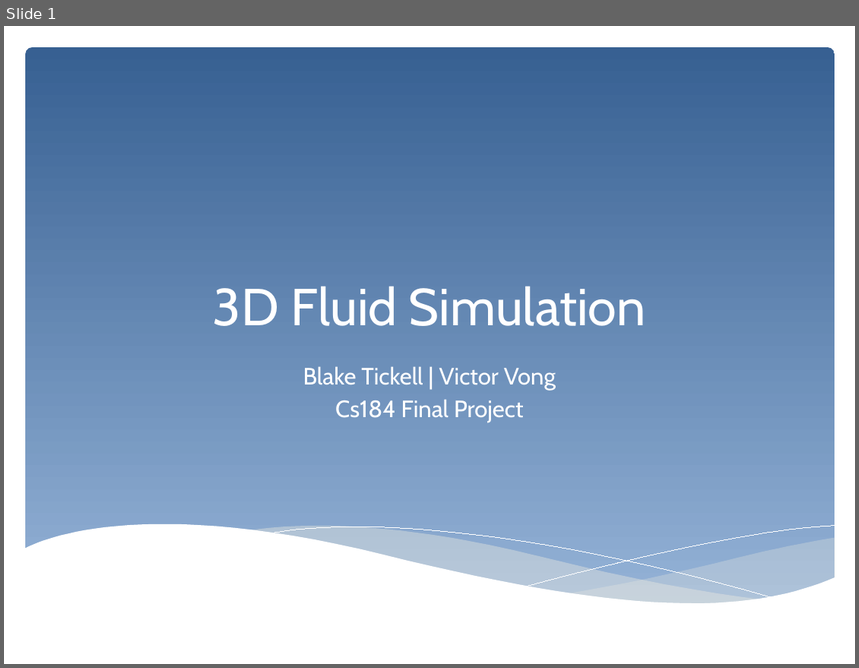
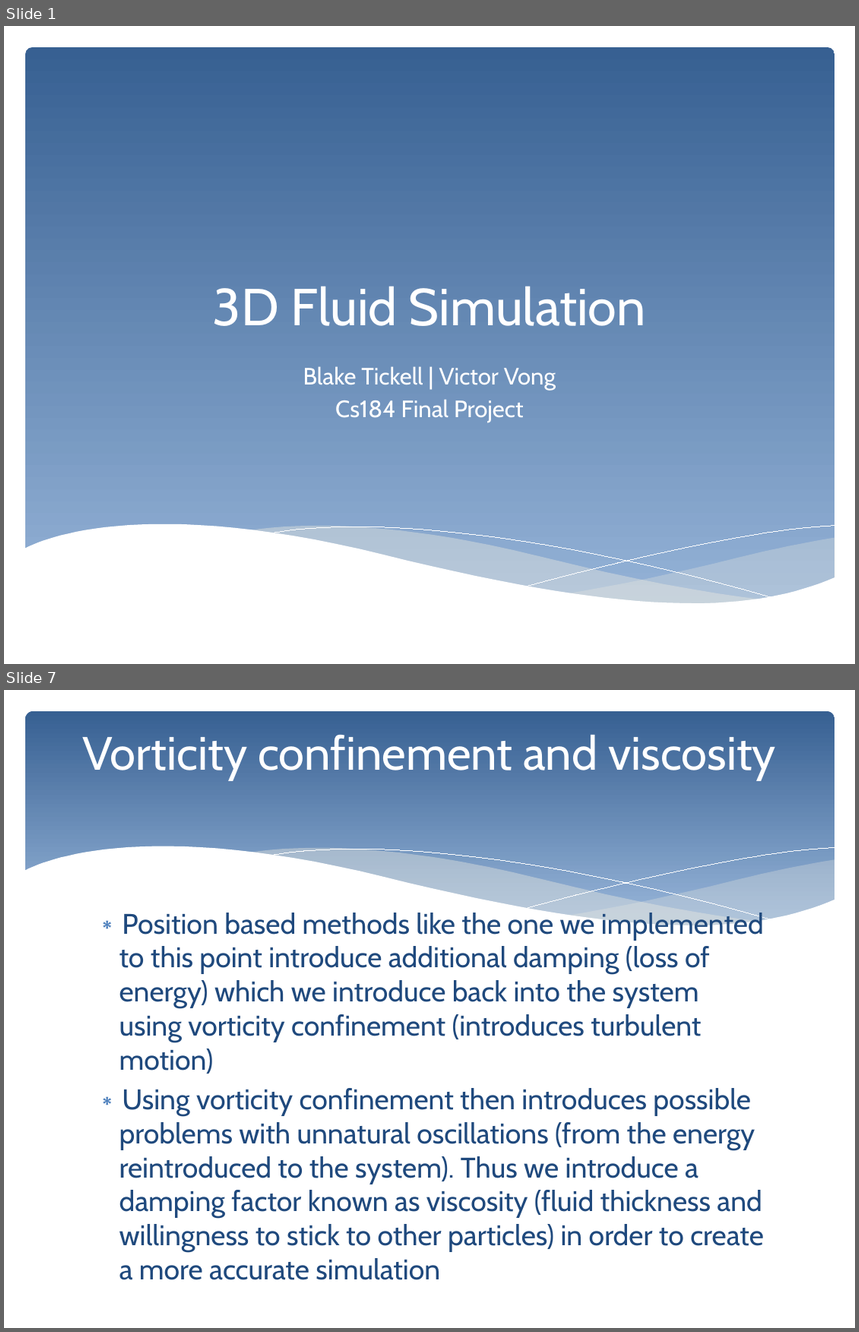
Before and after one commit to victorthevong/cs184, a slide deck: deliverables/cs184_final_slides.pptx. Shown one above the other, each under a label of ours: slide 1 before the commit, slides 1 and 7 after it; the slides between them are not shown. The pictures are 859x668 and 859x1332 pixels, drawn with LibreOffice and Linux fonts; fonts in the diff are those of the drawing. Boxes give left, top, right and bottom in pixels: in the first picture for what was removed or moved away, otherwise in the second. Text is boxed around its words. In the diff, an @@ line names an element or a change of style, - is before the commit and + after.

Commit message:
final slides

```diff
--- a/deliverables/cs184_final_slides.pptx
+++ b/deliverables/cs184_final_slides.pptx
@@ slide 7 added at (4,690,855,1328), background #FFFFFF @@
@@ rounded rectangle added at (25,711,835,941), fill gradient #376092 to #95B3D7 @@
@@ title added at (83,735,776,780), 39.6 pt, text #FFFFFF @@
+Vorticity confinement and viscosity
@@ group added at (24,847,835,970): 5 freeform shapes @@
@@ text added at (120,910,764,1252), 24 pt, text #1F497D @@
+∗ Position based methods like the one we implemented to this point introduce additional damping (loss of energy) which we introduce back into the system using vorticity confinement (introduces turbulent motion)
+∗ Using vorticity confinement then introduces possible problems with unnatural oscillations (from the energy reintroduced to the system). Thus we introduce a damping factor known as viscosity (fluid thickness and willingness to stick to other particles) in order to create a more accurate simulation
```
Also in this commit, not shown: 1 slide changed, 7 other slides added, 5 slides removed.
